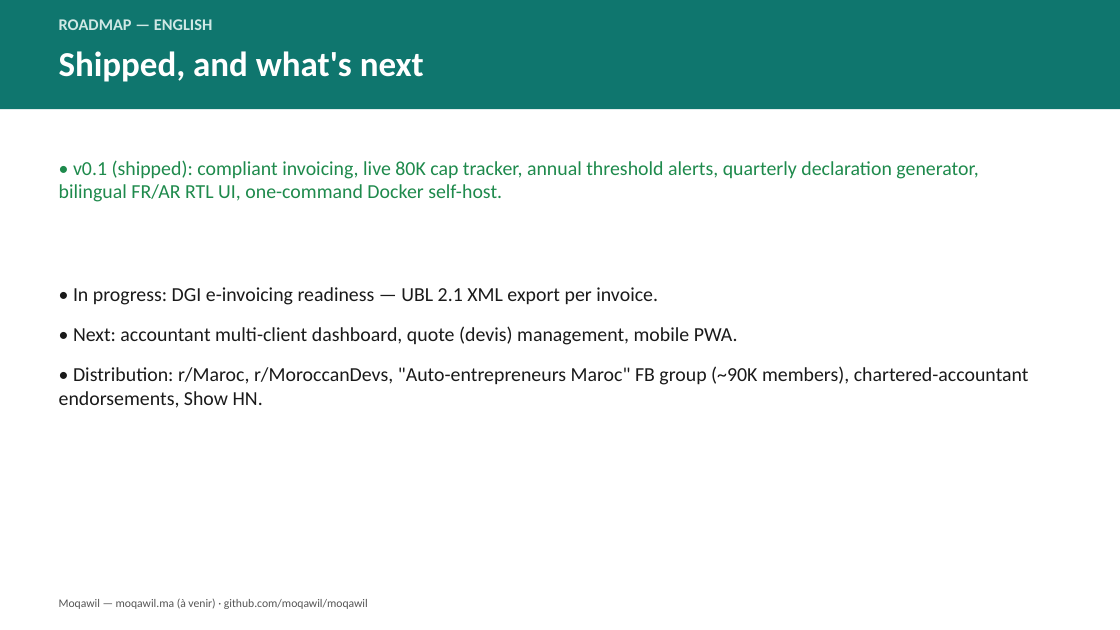
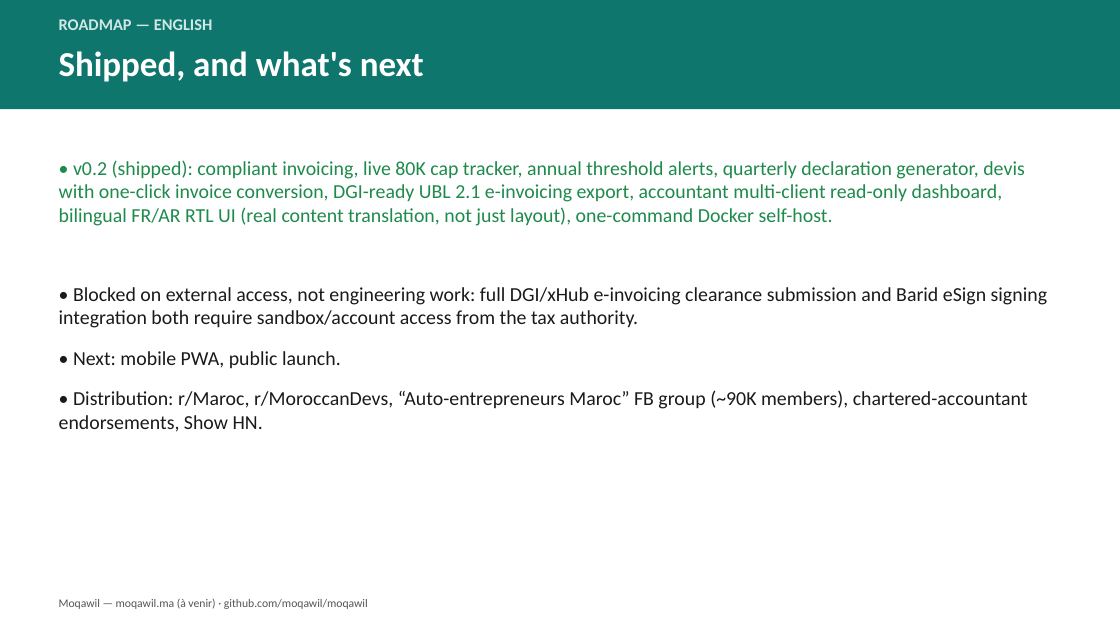
Before and after one commit to rhorba/Moqawil, a slide deck: slide 13 of pitch/Moqawil-Pitch-Deck.pptx. Drawn at 1120x630 pixels with LibreOffice and Linux fonts; fonts in the diff are those of the drawing. Boxes give left, top, right and bottom in pixels: in the first picture for what was removed or moved away, otherwise in the second. Text is boxed around its words. In the diff, an @@ line names an element or a change of style, - is before the commit and + after.

```diff
--- a/pitch/Moqawil-Pitch-Deck.pptx
+++ b/pitch/Moqawil-Pitch-Deck.pptx
@@ text at (x1=59, y1=160, x2=1025, y2=226): text changed @@
-• v0.1 (shipped): compliant invoicing, live 80K cap tracker, annual threshold alerts, quarterly declaration generator, bilingual FR/AR RTL UI, one-command Docker self-host.
+• v0.2 (shipped): compliant invoicing, live 80K cap tracker, annual threshold alerts, quarterly declaration generator, devis with one-click invoice conversion, DGI-ready UBL 2.1 e-invoicing export, accountant multi-client read-only dashboard, bilingual FR/AR RTL UI (real content translation, not just layout), one-command Docker self-host.
@@ text at (x1=59, y1=287, x2=1047, y2=432): text changed @@
-• In progress: DGI e-invoicing readiness — UBL 2.1 XML export per invoice.
-• Next: accountant multi-client dashboard, quote (devis) management, mobile PWA.
-• Distribution: r/Maroc, r/MoroccanDevs, "Auto-entrepreneurs Maroc" FB group (~90K members), chartered-accountant endorsements, Show HN.
+• Blocked on external access, not engineering work: full DGI/xHub e-invoicing clearance submission and Barid eSign signing integration both require sandbox/account access from the tax authority.
+• Next: mobile PWA, public launch.
+• Distribution: r/Maroc, r/MoroccanDevs, “Auto-entrepreneurs Maroc” FB group (~90K members), chartered-accountant endorsements, Show HN.
```
Also in this commit, not shown: 2 other files.
